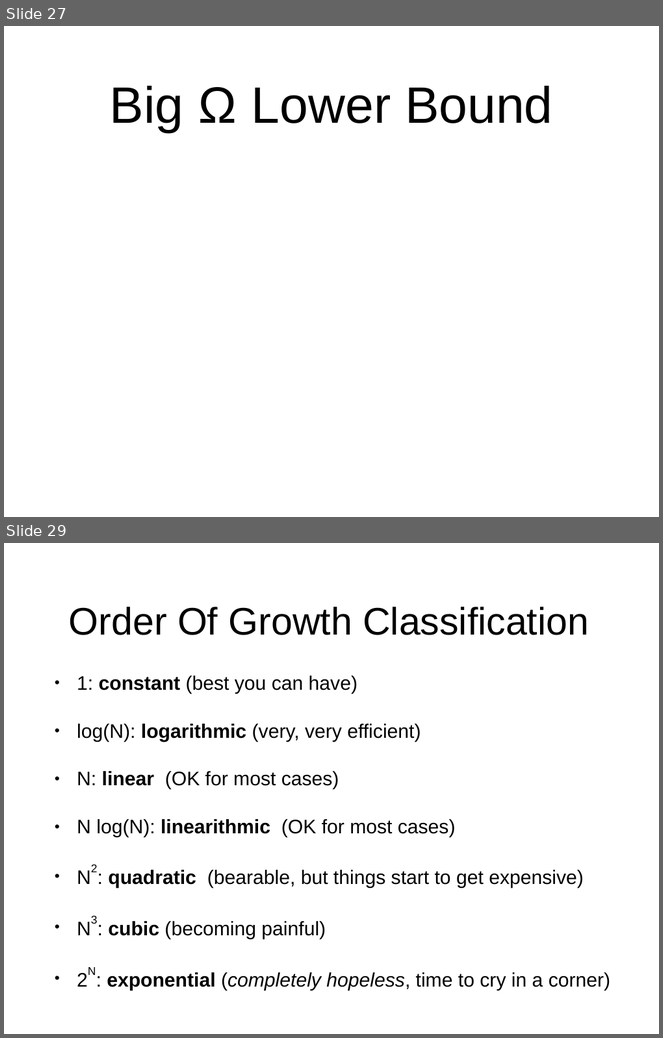
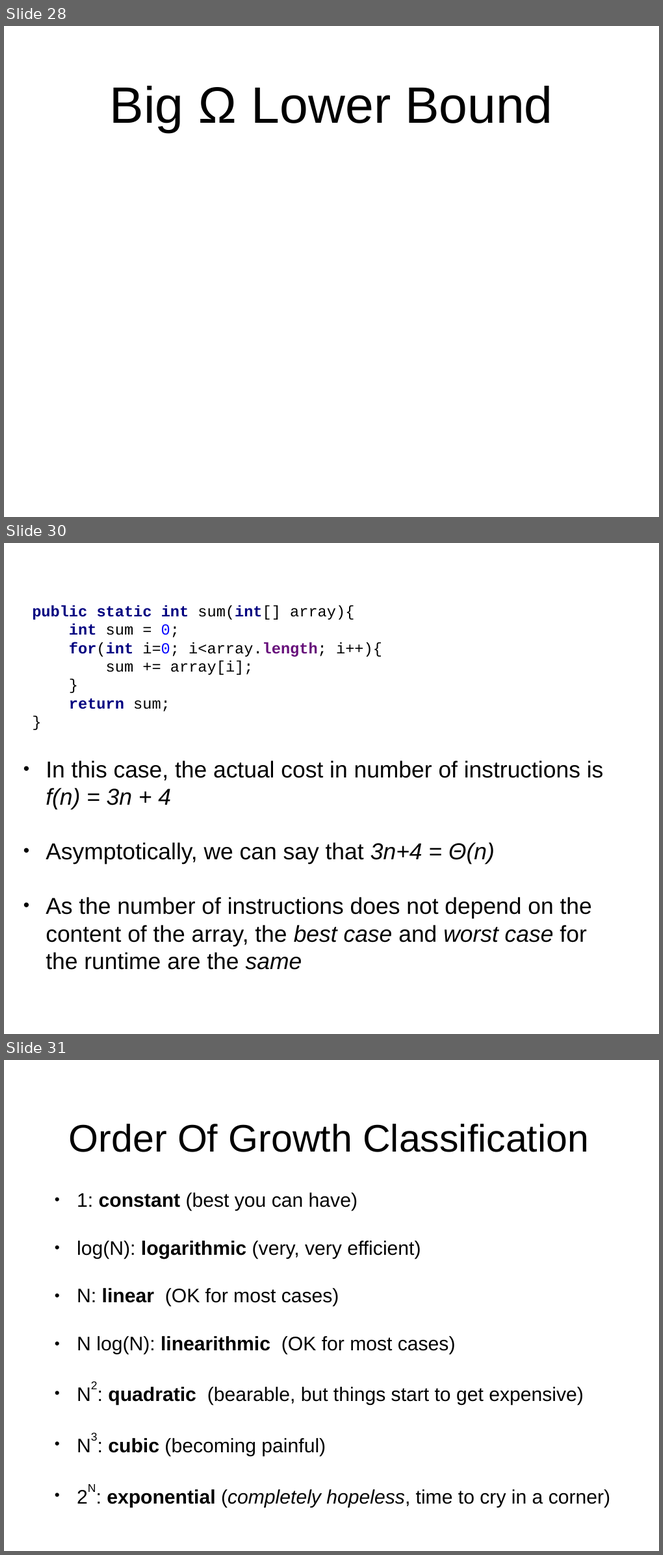
Before and after one commit to arcuri82/algorithms, a slide deck: docs/slides/03/03_analysis_sort.pptx. Shown one above the other, each under a label of ours: slides 27 and 29 before the commit, slides 28, 30 and 31 after it; the slides between them are not shown. The pictures are 663x1038 and 663x1555 pixels, drawn with LibreOffice and Linux fonts; fonts in the diff are those of the drawing; grey boxes stand for pictures. Boxes give left, top, right and bottom in pixels: in the first picture for what was removed or moved away, otherwise in the second. Text is boxed around its words. In the diff, an @@ line names an element or a change of style, - is before the commit and + after.

```diff
--- a/docs/slides/03/03_analysis_sort.pptx
+++ b/docs/slides/03/03_analysis_sort.pptx
@@ slide 30 added at <box>4,543,659,1034</box>, background #FFFFFF @@
@@ text added at <box>32,605,382,712</box>, 24 pt, text #000000 @@
+public static int sum(int[] array){
+int sum = 0;
+for(int i=0; i<array.length; i++){
+sum += array[i];
+}
+return sum;
+}
@@ text added at <box>46,761,604,970</box>, 36 pt, text #000000 @@
+• In this case, the actual cost in number of instructions is f(n) = 3n + 4
+• Asymptotically, we can say that 3n+4 = Θ(n)
+• As the number of instructions does not depend on the content of the array, the best case and worst case for the runtime are the same
@@ what was slide 27 is now slide 28 @@
@@ what was slide 29 is now slide 31 @@
```
Also in this commit, not shown: 1 slide changed, 1 other slide added, 1 other file.
